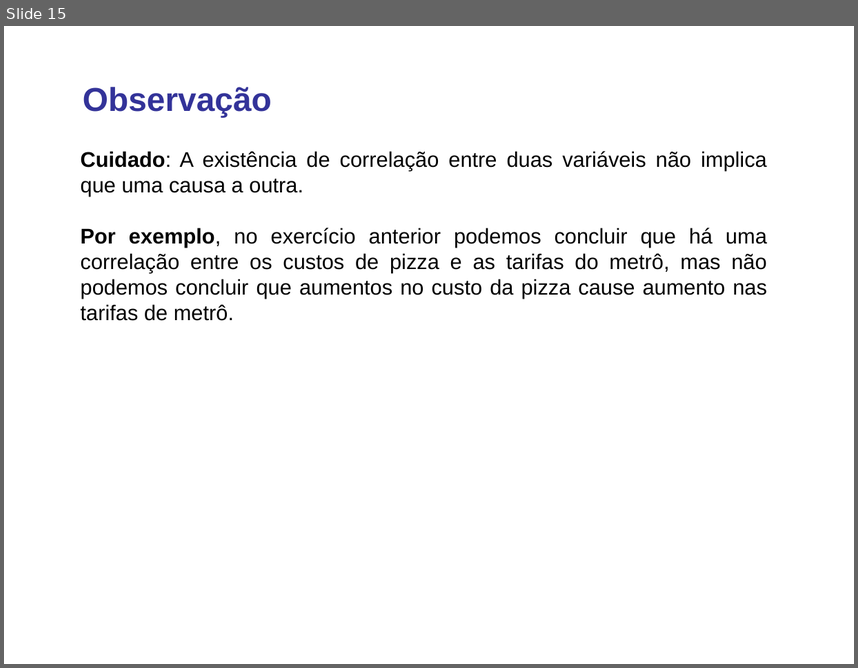
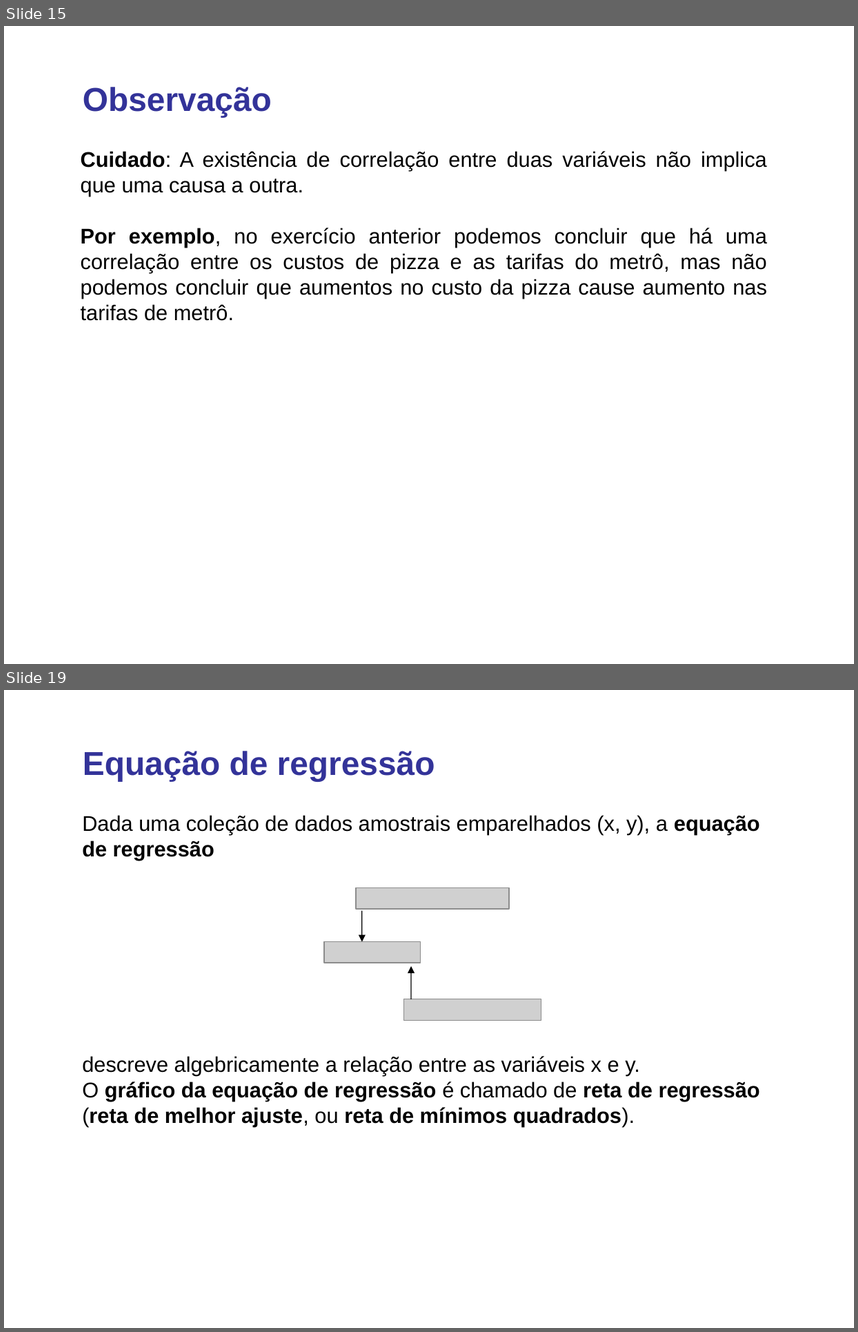
Before and after one commit to lansaviniec/estatistica, a slide deck: 10 correlacao_regressao.ppt. Shown one above the other, each under a label of ours: slide 15 before the commit, slides 15 and 19 after it; the slides between them are not shown. The pictures are 858x668 and 858x1332 pixels, drawn with LibreOffice and Linux fonts; fonts in the diff are those of the drawing; grey boxes stand for pictures. Boxes give left, top, right and bottom in pixels: in the first picture for what was removed or moved away, otherwise in the second. Text is boxed around its words. In the diff, an @@ line names an element or a change of style, - is before the commit and + after.

```diff
--- a/10 correlacao_regressao.ppt
+++ b/10 correlacao_regressao.ppt
@@ slide 19 added at <box>4,690,854,1328</box>, background #FFFFFF @@
@@ text added at <box>83,751,435,781</box>, 28 pt, text #333399, bold @@
+Equação de regressão
@@ text added at <box>82,815,760,860</box>, 18 pt, text #000000 @@
+Dada uma coleção de dados amostrais emparelhados (x, y), a equação de regressão
@@ picture added at <box>356,888,509,909</box> @@
@@ arrow added from (362, 910) to (362, 942), #000000 0.74 pt @@
@@ picture added at <box>324,942,421,963</box> @@
@@ arrow added from (411, 999) to (411, 966), #000000 0.74 pt @@
@@ picture added at <box>404,999,542,1021</box> @@
@@ text added at <box>82,1056,760,1127</box>, 18 pt, text #000000, bold @@
+descreve algebricamente a relação entre as variáveis x e y.
+O gráfico da equação de regressão é chamado de reta de regressão (reta de melhor ajuste, ou reta de mínimos quadrados).
```
Also in this commit, not shown: 3 slides changed, 11 other slides added, 1 other file.
